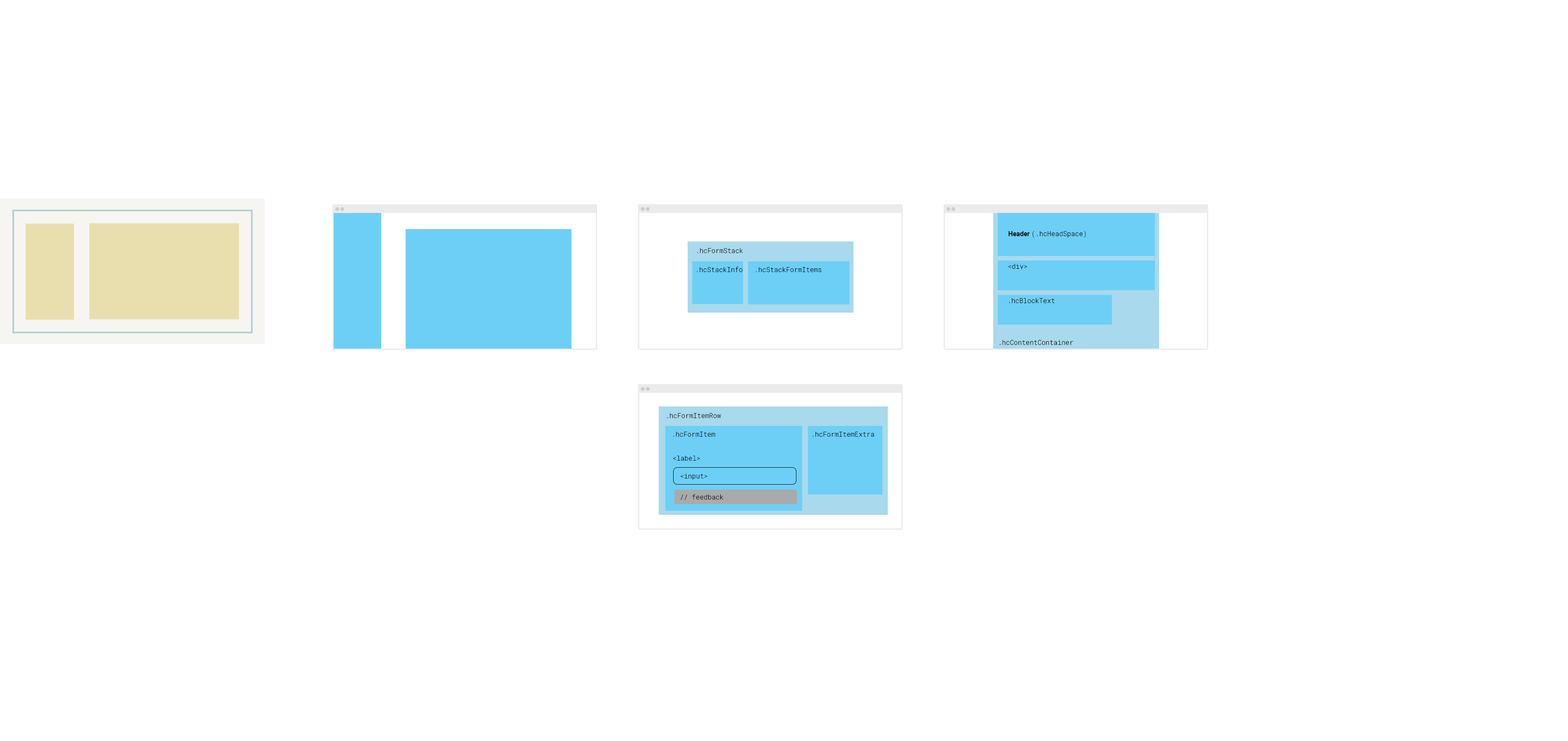
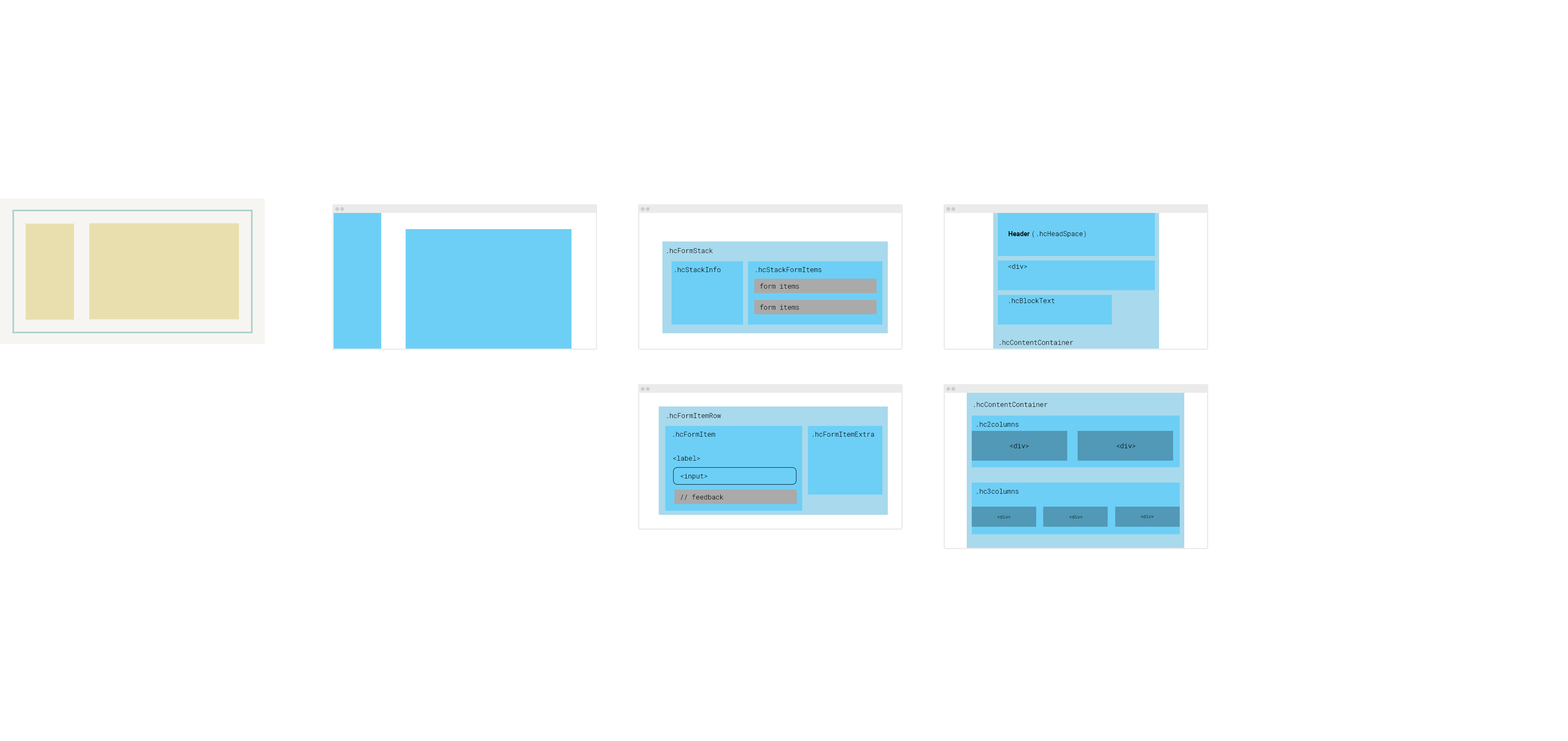
Revision of a layered 1568×741 image; what changed, layer by layer:
added group "columns.svg" with 26 layers above "page-blocks.svg" over (943, 384, 1209, 550)
added group "bar" (1st of 10, in "columns.svg") with 4 layers in group "columns.svg" over (943, 384, 1209, 550)
added layer "bar" (2nd of 10, in "columns.svg" › "bar") in group "bar" over (943, 384, 1209, 393)
added layer "Screen bg" (1st of 5, in "columns.svg" › "bar") in group "bar" over (943, 384, 1209, 550)
added group "3" with 11 layers in group "columns.svg" over (971, 482, 1180, 535)
added layer "Rechthoek 1" (4th of 14, in "columns.svg" › "3") in group "3" over (971, 482, 1180, 535)
added group "2" with 6 layers in group "columns.svg" over (971, 415, 1180, 468)
added layer "Rechthoek 1" (5th of 14, in "columns.svg" › "2") in group "2" over (1077, 430, 1174, 461)
added layer "Rechthoek 1" (6th of 14, in "columns.svg" › "2") in group "2" over (971, 430, 1068, 461)
added layer "Rechthoek 1" (7th of 14, in "columns.svg" › "2") in group "2" over (971, 415, 1180, 468)
added layer "main" (1st of 6, in "columns.svg") in group "columns.svg" over (966, 384, 1185, 550)
added group "form items" (1st of 4, in "form-stack.svg") with 2 layers in group "form-stack.svg" over (754, 299, 877, 315)
added layer "Rechthoek 2" (2nd of 3, in "form-stack.svg" › "form items") in group "form items" over (754, 299, 877, 315)
added group "form items" (3rd of 4, in "form-stack.svg") with 2 layers in group "form-stack.svg" over (754, 278, 877, 294)
painted on "Rechthoek 1" (13th of 14, in "form-stack.svg") over (748, 261, 883, 325)
added group "Groep 3" with 2 layers in group "form-stack.svg" over (671, 261, 744, 325)
moved "Rechthoek 1" (14th of 14, in "form-stack.svg" › "Groep 3") into group "Groep 3", painted on it over (671, 261, 744, 325)
painted on "main" (4th of 6, in "form-stack.svg") over (662, 241, 888, 334)
…and 21 more changes (19 added, 2 moved_by, 1 stack)
